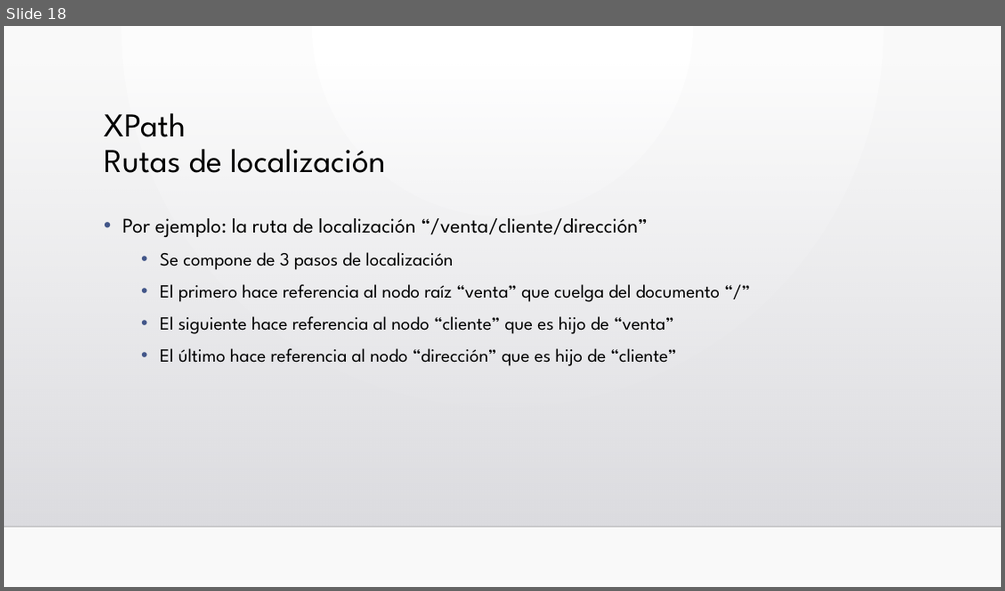
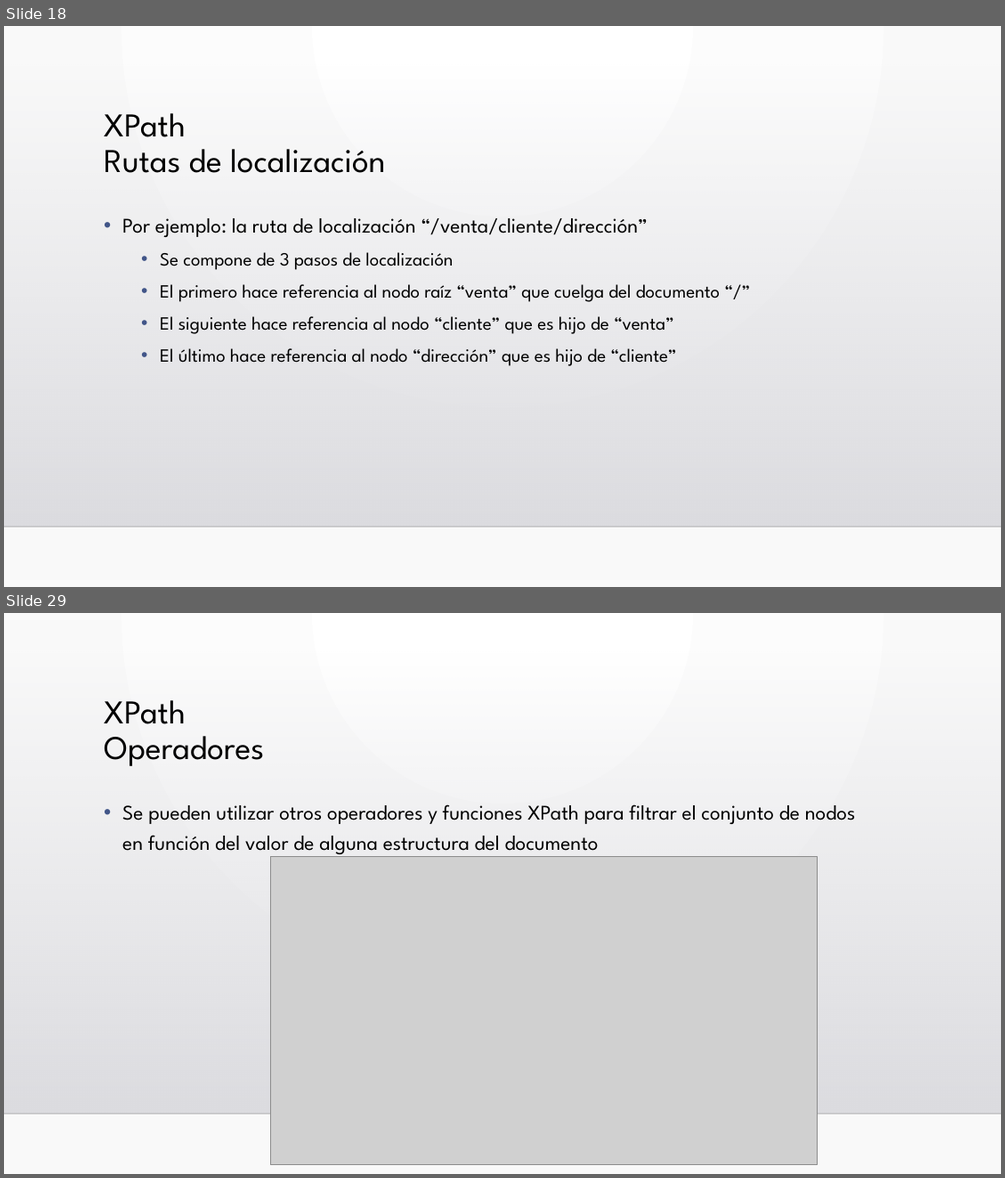
Before and after one commit to llllJokerllll/Lima, a slide deck: Unidad3/UD 03.3 XPath.pptx. Shown one above the other, each under a label of ours: slide 18 before the commit, slides 18 and 29 after it; the slides between them are not shown. The pictures are 1005x591 and 1005x1178 pixels, drawn with LibreOffice and Linux fonts; fonts in the diff are those of the drawing; grey boxes stand for pictures; background and template pictures are left out. Boxes give left, top, right and bottom in pixels: in the first picture for what was removed or moved away, otherwise in the second. Text is boxed around its words. In the diff, an @@ line names an element or a change of style, - is before the commit and + after.

```diff
--- a/Unidad3/UD 03.3 XPath.pptx
+++ b/Unidad3/UD 03.3 XPath.pptx
@@ slide 29 added at [4,613,1001,1174], background gradient #FFFFFF to #FAFAFA; not listed: 2 template elements that a slide beside it also shows @@
@@ title added at [104,700,264,766], 32 pt, text #000000 @@
+XPath
+Operadores
@@ text added at [122,804,856,854], 20 pt, text #000000 @@
+• Se pueden utilizar otros operadores y funciones XPath para filtrar el conjunto de nodos en función del valor de alguna estructura del documento
@@ picture added at [270,857,817,1165] @@
```
Also in this commit, not shown: 23 other slides added, 1 slide removed, 3 other files.
